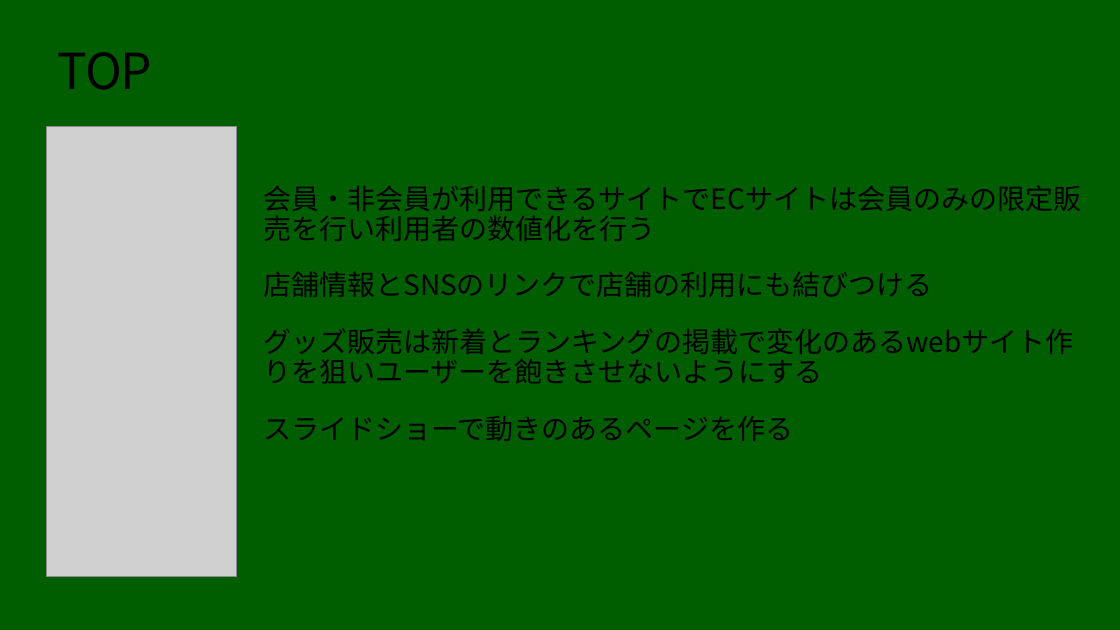
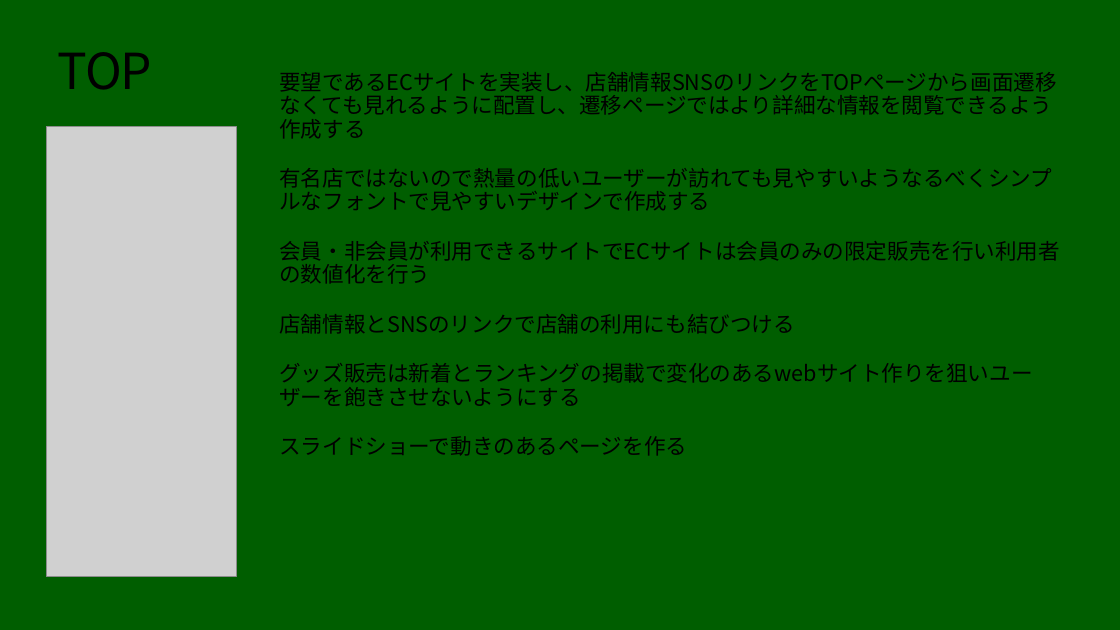
Before and after one commit to PM0705/sotugyouseisaku, a slide deck: slide 3 of 要件定義書.pptx. Drawn at 1120x630 pixels with LibreOffice and Linux fonts; fonts in the diff are those of the drawing; grey boxes stand for pictures; background and template pictures are left out. Boxes give left, top, right and bottom in pixels: in the first picture for what was removed or moved away, otherwise in the second. Text is boxed around its words. In the diff, an @@ line names an element or a change of style, - is before the commit and + after.

```diff
--- a/要件定義書.pptx
+++ b/要件定義書.pptx
@@ text "要望であるECサイトを実装し、店舗情報SNSのリンクをTOPページから画面遷移なくても見れるように配置し、遷移ページでは ...": place and size @@
-text "要望であるECサイトを実装し、店舗情報SNSのリンクをTOPページから画面遷移なくても見れるように配置し、遷移ページでは ..." at box(263, 185, 1081, 441)
+text "要望であるECサイトを実装し、店舗情報SNSのリンクをTOPページから画面遷移なくても見れるように配置し、遷移ページでは ..." at box(279, 72, 1060, 456)
@@ text at box(279, 72, 1056, 211): paragraphs added @@
+要望であるECサイトを実装し、店舗情報SNSのリンクをTOPページから画面遷移なくても見れるように配置し、遷移ページではより詳細な情報を閲覧できるよう作成する
+有名店ではないので熱量の低いユーザーが訪れても見やすいようなるべくシンプルなフォントで見やすいデザインで作成する
@@ text at box(279, 241, 1060, 456): size 48 to 37 pt in "会員・非会員が利用できるサイトでECサイトは会員のみの限定販売を行い利用者の数値化を行う", "店舗情報とSNSのリンクで店舗の利用にも結びつける", "グッズ販売は新着とランキングの掲載で変化のあるwebサイト作りを狙いユーザーを飽きさせないようにする", "スライドショーで動きのあるページを作る" @@
```
Also in this commit, not shown: 3 other slides changed.
